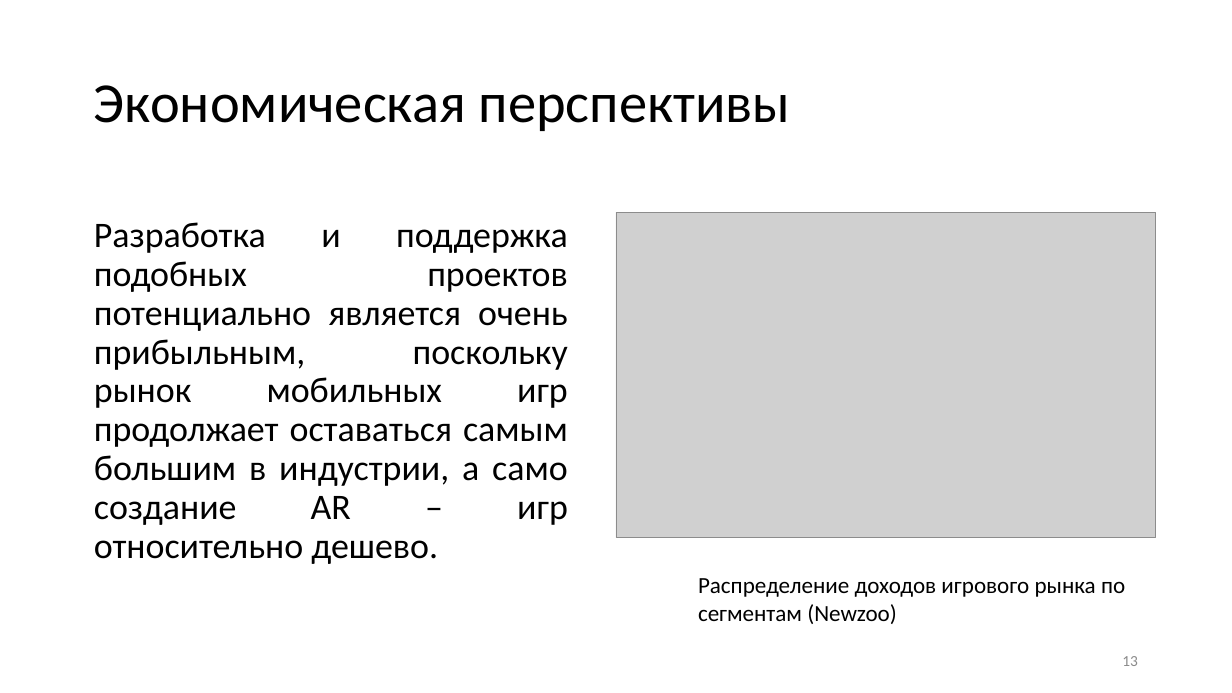
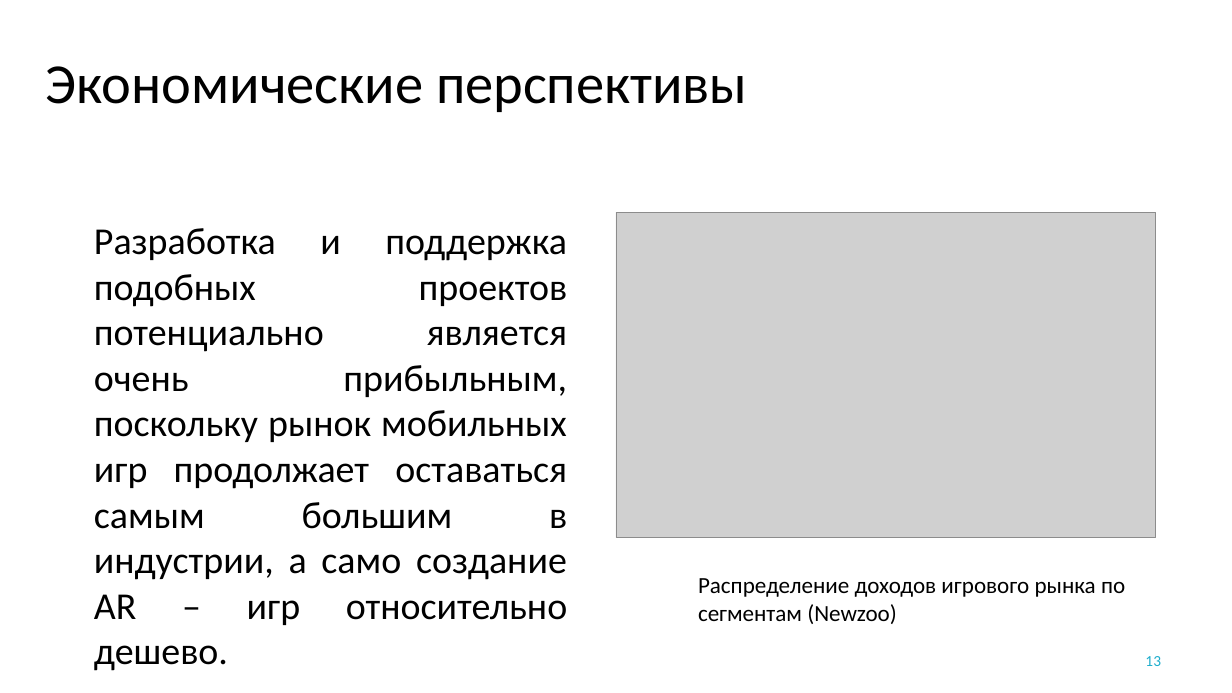
Before and after one commit to YakimenkoIlya/PhantasmagoriaProjectFiles, a slide deck: slide 13 of Якименко Курсовая.pptx. Drawn at 1232x693 pixels with LibreOffice and Linux fonts; fonts in the diff are those of the drawing; grey boxes stand for pictures; background and template pictures are left out. Boxes give left, top, right and bottom in pixels: in the first picture for what was removed or moved away, otherwise in the second. Text is boxed around its words. In the diff, an @@ line names an element or a change of style, - is before the commit and + after.

```diff
--- a/Якименко Курсовая.pptx
+++ b/Якименко Курсовая.pptx
@@ title at box(46, 66, 747, 112): text changed @@
-Экономическая перспективы
+Экономические перспективы
@@ text "Разработка и поддержка подобных проектов ..." at box(94, 228, 568, 671): size 28 to 29.6 pt; line spacing 0.9 to 1; less space between paragraphs @@
@@ page number: place and size @@
-page number at box(1122, 656, 1138, 666)
+page number at box(1145, 656, 1161, 666)
@@ page number at box(1145, 656, 1161, 666): text colour #8C8C8C to #1FAECD @@
```
Also in this commit, not shown: 14 other slides changed, 1 other file.
